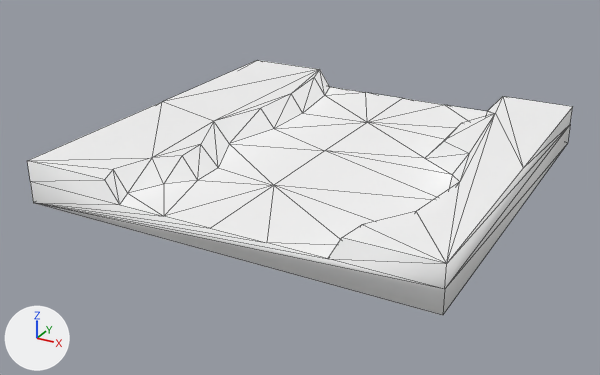
Before and after pictures for a commit that changed the glTF model game/Core/Art/trail_path.glb.
Before and after are seen from a 50 mm lens placed at (17.8, -34.9, 15.3), pointed at (-0.7, -1.2, -1.5). Arrows for +X, +Y and +Z are at lower left; the lights stay in place. Mesh edges are drawn as thin lines. Vertices at the same position are counted once.

Objects in the first picture: 'trail_path'.
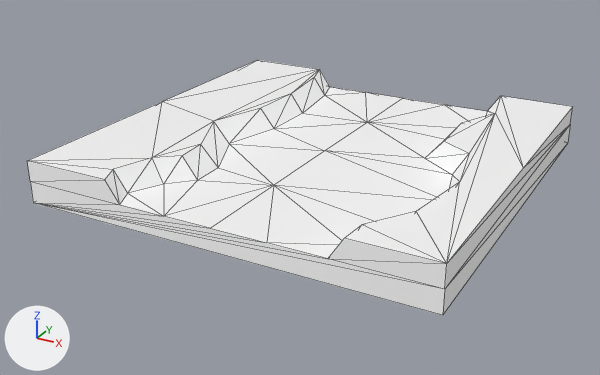
Boxes (x1, y1, x2, y2) around the edits, measured in the pictures (600 x 375 px; the box of a moved part takes in the faces that stretch with it):
part 1 of me_cube, moved or reshaped
    both: (328, 225, 445, 263)
part 2 of me_cube, shading changed
    both: (27, 70, 573, 315)

Patch to the scene script:
```diff
--- a/game/Core/Art/trail_path.glb.py
+++ b/game/Core/Art/trail_path.glb.py
@@ me_cube @@
 me_cube.from_pydata(...)  # 61 vertices, 118 faces; spans x -10.0..10.0, y -10.0..10.0, z -0.9..1.2
 # used by ob_trail_path; location = (0.0, 0.0, 0.0)
-me_cube.vertices[33].co = (5.9, -10.0, 1.2)  # pixel (341, 237)
+# me_cube part 1
+me_cube.vertices[33].co = (6.0, -10.0, 1.2)  # pixel (344, 238)
+# me_cube part 2: 43 of the faces centred in x -10.0..10.0, y -10.0..10.0, z -0.9..0.9 are now shaded flat
 me_cube.materials.append(mat_trail_path_material)
```
